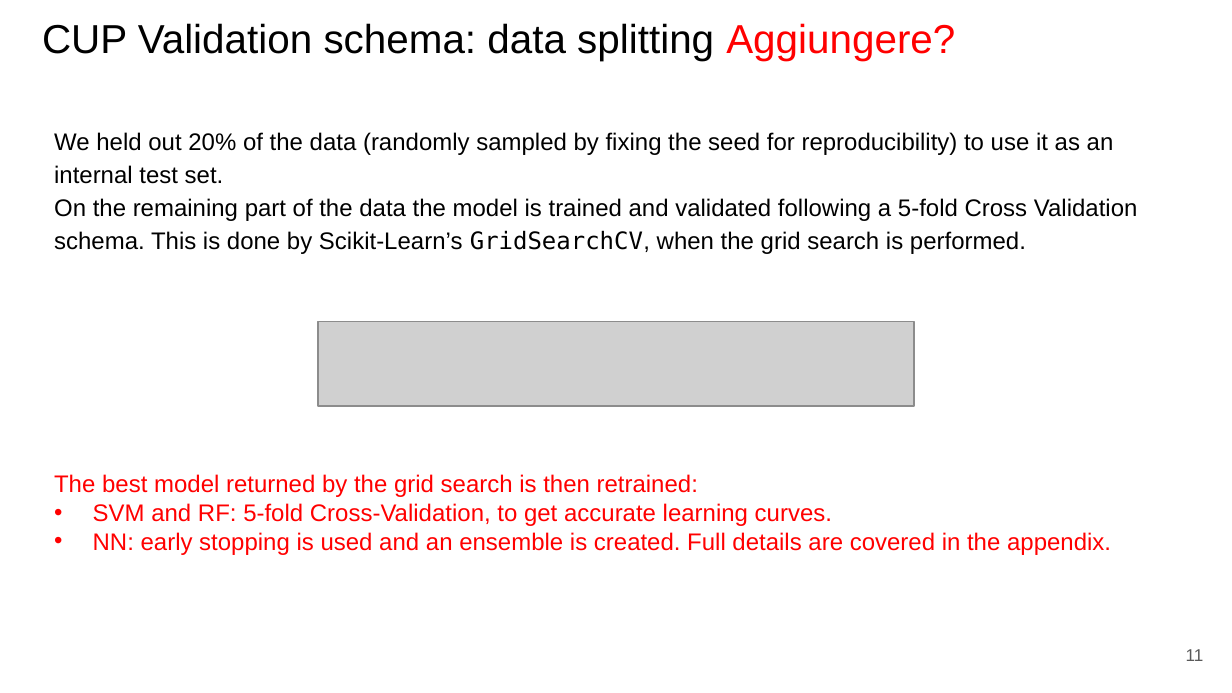
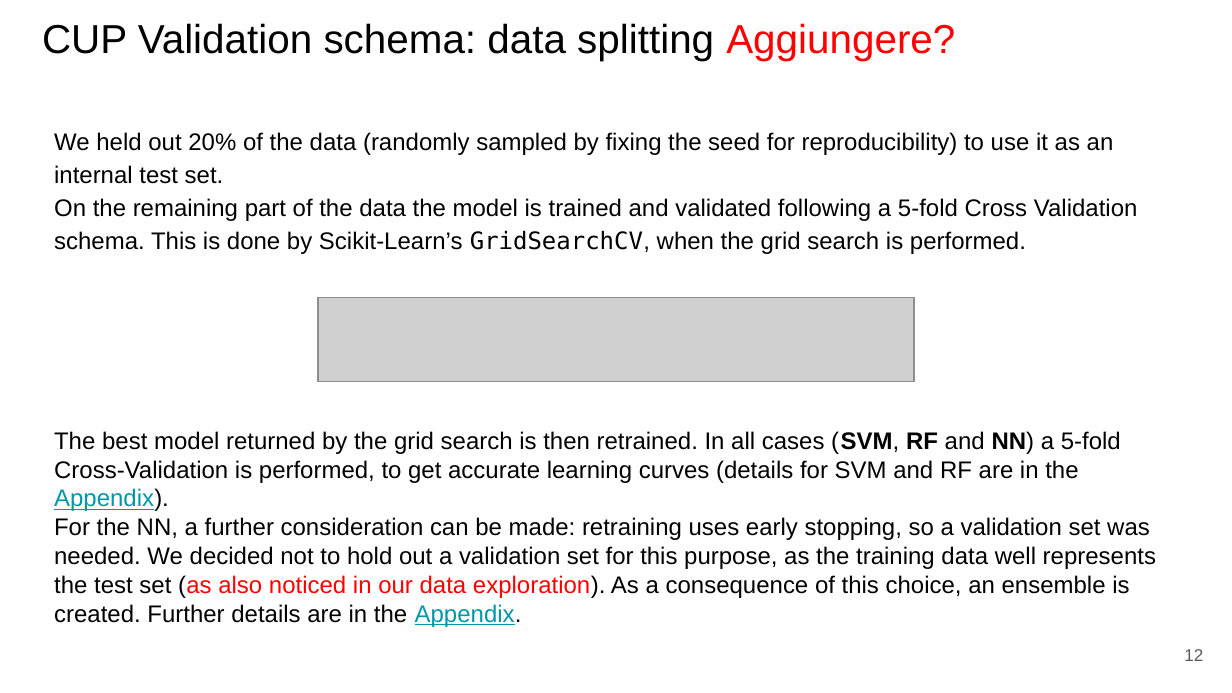
Before and after one commit to paolo-junior-mollica/machine-learning-project, a slide deck: slide 12 of relazione/ML-2023-PRJ-Slides-Demo.pptx (slide 11 before the commit). Drawn at 1232x693 pixels with LibreOffice and Linux fonts; fonts in the diff are those of the drawing; grey boxes stand for pictures. Boxes give left, top, right and bottom in pixels: in the first picture for what was removed or moved away, otherwise in the second. Text is boxed around its words. In the diff, an @@ line names an element or a change of style, - is before the commit and + after.

```diff
--- a/relazione/ML-2023-PRJ-Slides-Demo.pptx
+++ b/relazione/ML-2023-PRJ-Slides-Demo.pptx
@@ picture: place and size @@
-picture at bbox=[318, 322, 914, 407]
+picture at bbox=[318, 297, 914, 382]
@@ text at bbox=[54, 431, 1156, 627]: text changed; text colour #FF0000 to #000000 @@
-The best model returned by the grid search is then retrained:
-• SVM and RF: 5-fold Cross-Validation, to get accurate learning curves.
-• NN: early stopping is used and an ensemble is created. Full details are covered in the appendix.
+The best model returned by the grid search is then retrained. In all cases (SVM, RF and NN) a 5-fold Cross-Validation is performed, to get accurate learning curves (details for SVM and RF are in the Appendix).
+For the NN, a further consideration can be made: retraining uses early stopping, so a validation set was needed. We decided not to hold out a validation set for this purpose, as the training data well represents the test set (as also noticed in our data exploration). As a consequence of this choice, an ensemble is created. Further details are in the Appendix.
@@ page number at bbox=[1184, 649, 1203, 661]: text changed @@
-11
+12
```
Also in this commit, not shown: 10 other slides changed, 1 slide added.
